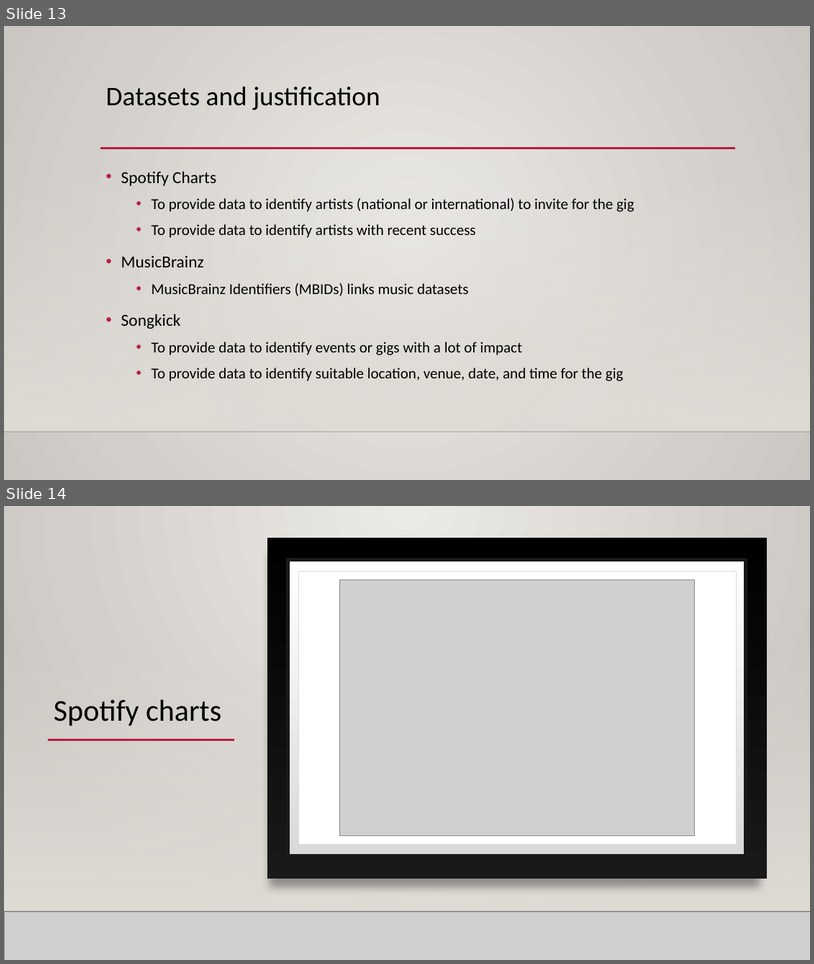
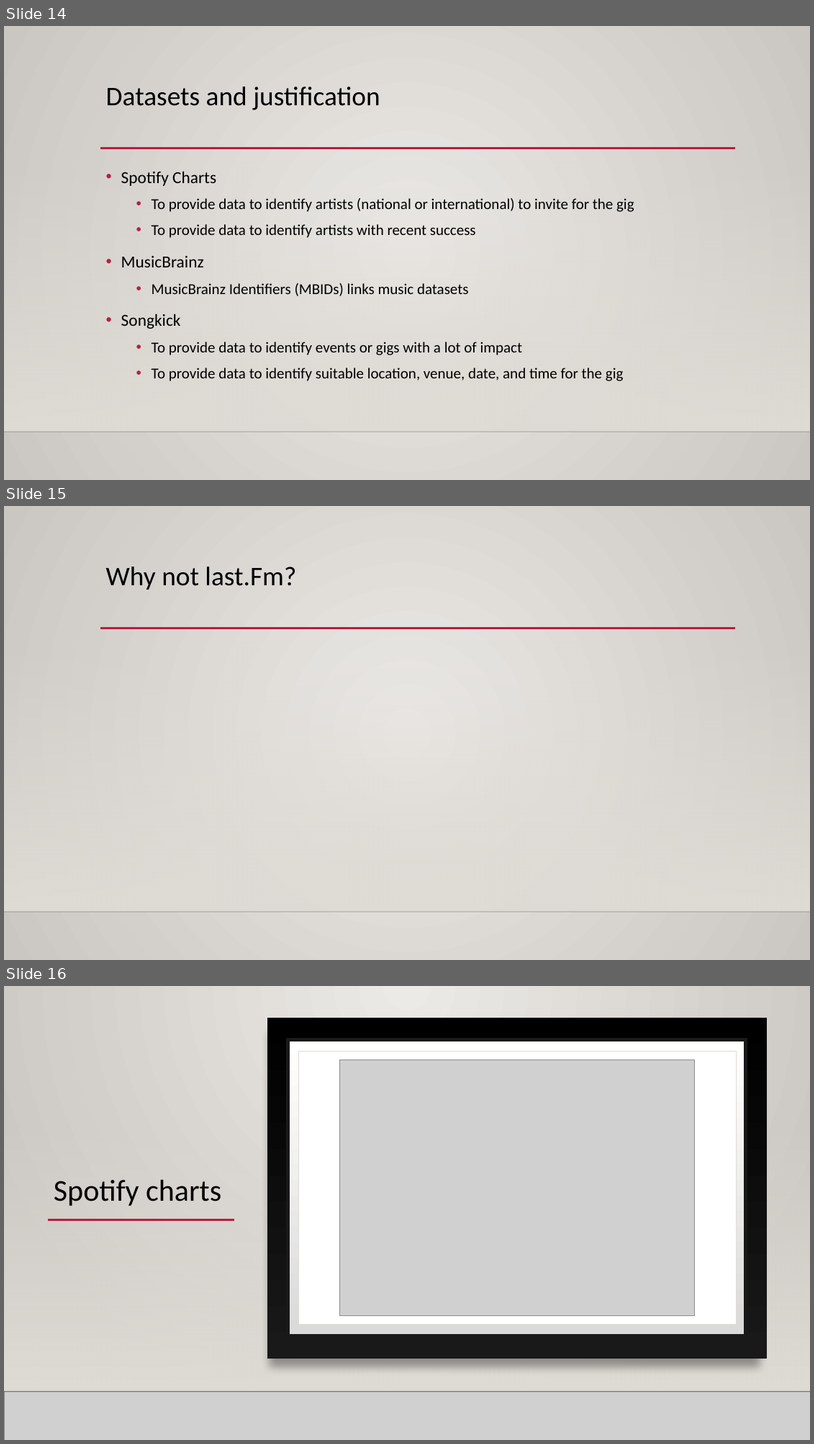
Before and after one commit to mahyarshu/Gigalytics, a slide deck: documents/Presentation/Innovators.pptx. Shown one above the other, each under a label of ours: slides 13 and 14 before the commit, slides 14, 15 and 16 after it. The pictures are 814x964 and 814x1444 pixels, drawn with LibreOffice and Linux fonts; fonts in the diff are those of the drawing; grey boxes stand for pictures; background and template pictures are left out. Boxes give left, top, right and bottom in pixels: in the first picture for what was removed or moved away, otherwise in the second. Text is boxed around its words. In the diff, an @@ line names an element or a change of style, - is before the commit and + after.

```diff
--- a/documents/Presentation/Innovators.pptx
+++ b/documents/Presentation/Innovators.pptx
@@ slide 15 added at [4,506,810,960], background gradient #ECEAE7 to #CAC7C1; not listed: 3 template elements that a slide beside it also shows @@
@@ title added at [106,566,296,590], 32 pt, text #000000 @@
+Why not last.Fm?
@@ what was slide 13 is now slide 14 @@
@@ what was slide 14 is now slide 16 @@
```
Also in this commit, not shown: 6 slides changed, 9 other slides added, 2 slides removed.
